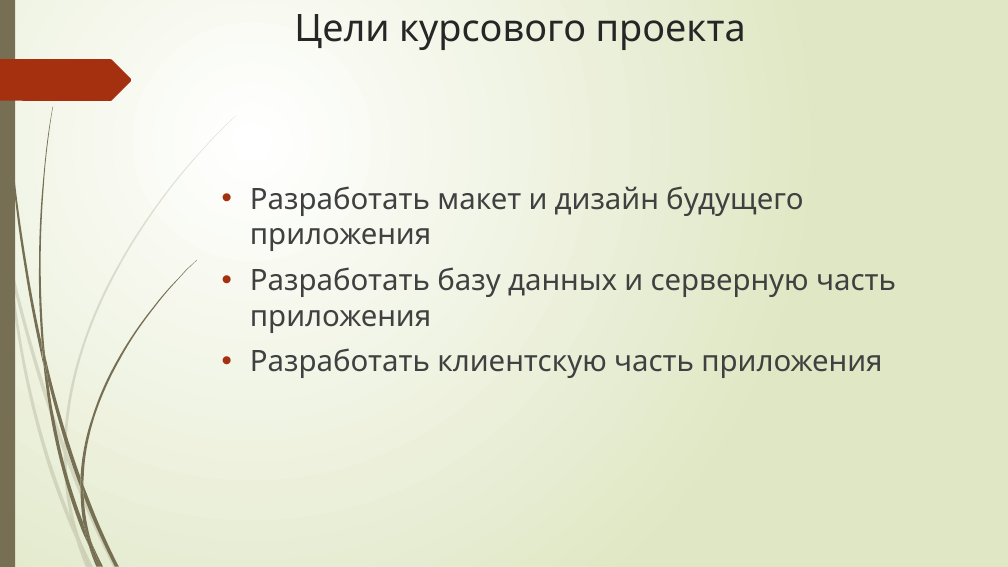
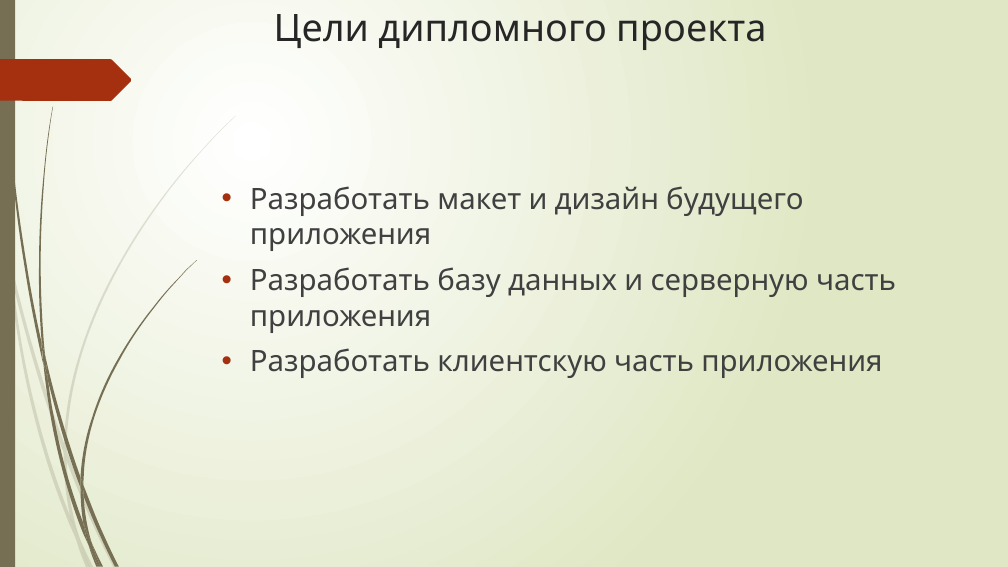
Before and after one commit to 1NiKuz1/LFRecipes, a slide deck: slide 2 of Материалы/Презентация к курсовому проекту.pptx. Drawn at 1008x567 pixels with LibreOffice and Linux fonts; fonts in the diff are those of the drawing. Boxes give left, top, right and bottom in pixels: in the first picture for what was removed or moved away, otherwise in the second. Text is boxed around its words. In the diff, an @@ line names an element or a change of style, - is before the commit and + after.

```diff
--- a/Материалы/Презентация к курсовому проекту.pptx
+++ b/Материалы/Презентация к курсовому проекту.pptx
@@ title at box(274, 14, 766, 50): text changed @@
-Цели курсового проекта
+Цели дипломного проекта
```
Also in this commit, not shown: 7 other files.
